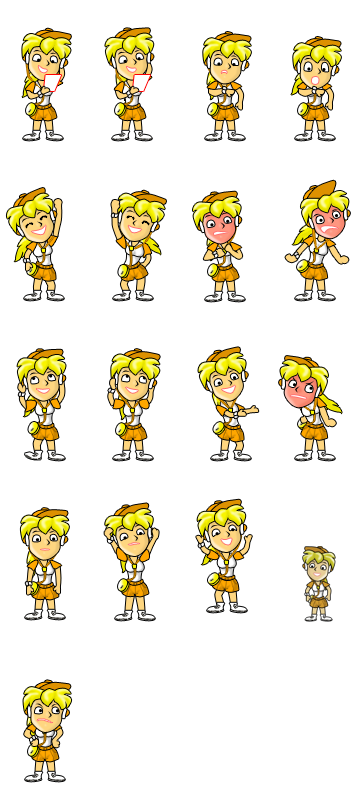
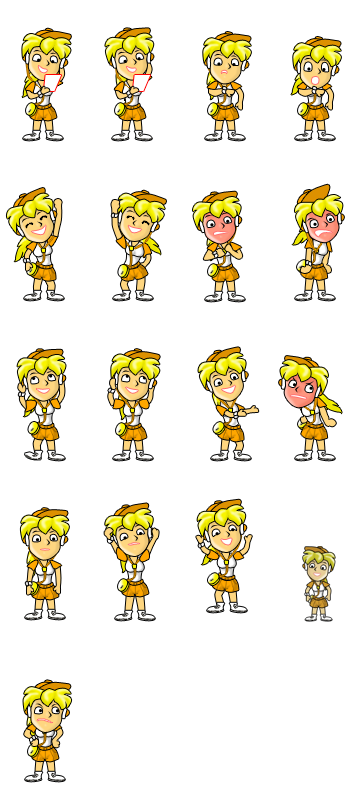
Layered file, before and after one edit (360x800). Changes by layer:
painted on "Слой 29" over left=284, top=179, right=351, bottom=274
